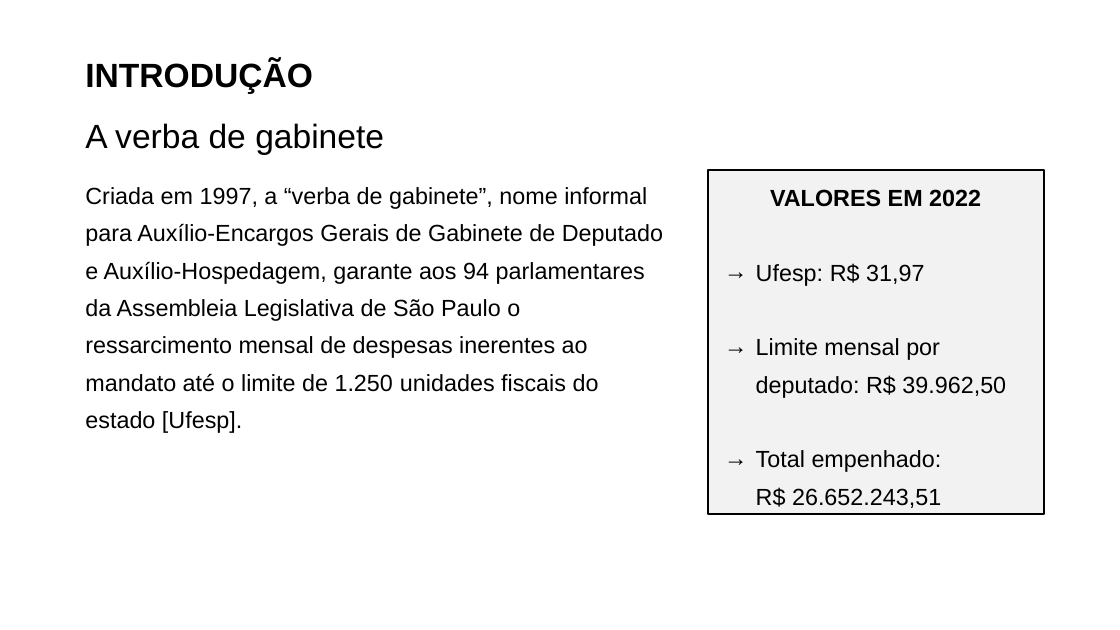
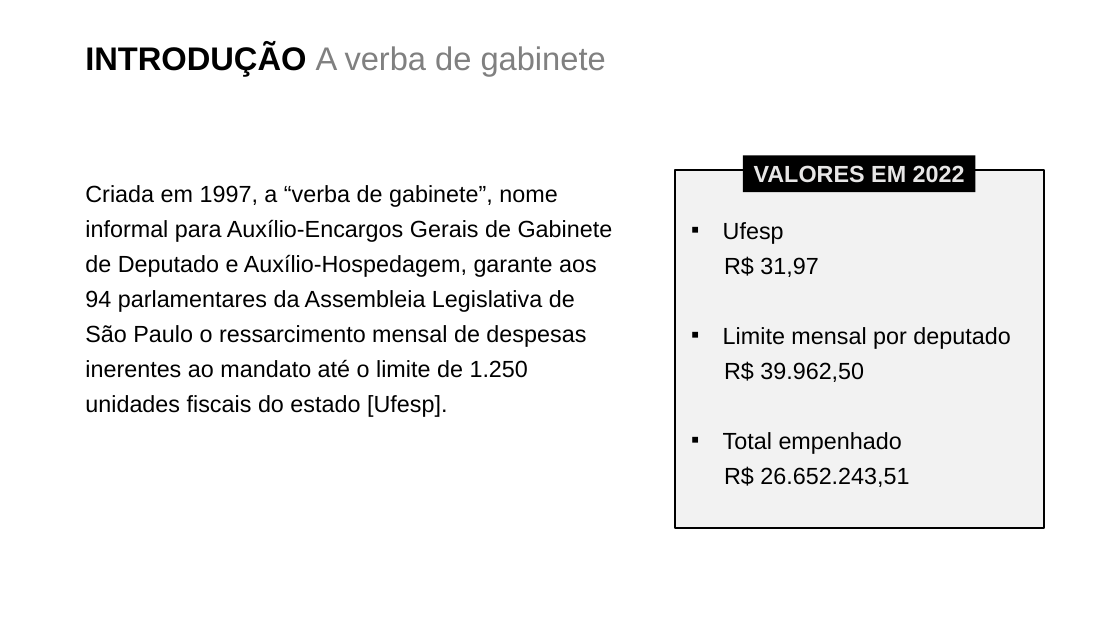
Before and after one commit to rodolfo-viana/mba_esalq, a slide deck: slide 2 of prd/WIP_apresentacao.pptx. Drawn at 1120x630 pixels with LibreOffice and Linux fonts; fonts in the diff are those of the drawing; background and template pictures are left out. Boxes give left, top, right and bottom in pixels: in the first picture for what was removed or moved away, otherwise in the second. Text is boxed around its words. In the diff, an @@ line names an element or a change of style, - is before the commit and + after.

Commit message:
Fixed typo; updated presentation

```diff
--- a/prd/WIP_apresentacao.pptx
+++ b/prd/WIP_apresentacao.pptx
@@ title "INTRODUÇÃO A verba de gabinete" at bbox=[85, 44, 606, 76]: size 28.8 to 28 pt; text colour #000000 to #808080 in "A verba de gabinete"; line spacing 1.5 to 1; vertical alignment middle to top @@
@@ text "Criada em 1997, a “verba ..." at bbox=[85, 185, 613, 417]: line spacing 32pt to 30pt; less space between paragraphs @@
@@ rectangle "Ufesp": place and size @@
-rectangle "Ufesp" at bbox=[708, 170, 1044, 514]
+rectangle "Ufesp" at bbox=[675, 170, 1044, 528]
@@ rectangle added at bbox=[743, 155, 975, 192], fill #000000, 20 pt, text #E7E6E6, bold @@
+VALORES EM 2022
@@ text in rectangle at bbox=[723, 222, 1010, 487]: text changed @@
-VALORES EM 2022
-→ Ufesp: R$ 31,97
-→ Limite mensal por deputado: R$ 39.962,50
-→ Total empenhado: R$ 26.652.243,51
+▪ Ufesp
+R$ 31,97
+▪ Limite mensal por deputado
+R$ 39.962,50
+▪ Total empenhado
+R$ 26.652.243,51
```
Also in this commit, not shown: 7 other slides changed, 5 slides added, 2 other files.
